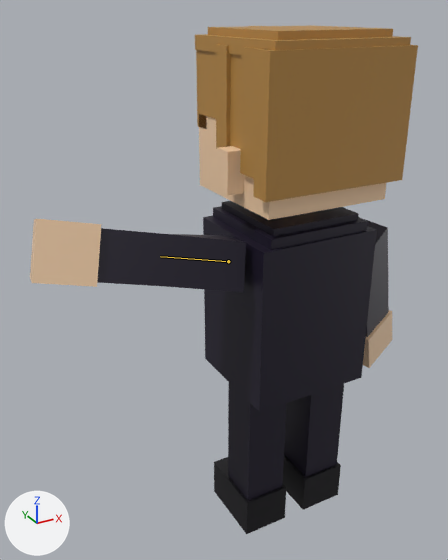
The FBX model Assets/blender/Thief.fbx: old version first, new version second.
Rendered twice from a camera (50 mm lens) standing at (-5.27, -7.55, 4.55) and looking at (-0.94, 0.32, 0.62). Arrows for +X, +Y and +Z are at lower left; the lights stay in place. The older version comes first. Both versions are drawn at frame 27 of the action 'Thief|Hello'; the numbers are the values there. The bones that change are drawn over the model as lines.

Objects in the first picture: '前髪.016', '前髪.017', '前髪.018', '右足', '左手', '左足', '左足2', '腕左', '身体', '身体.001', '身体.002', '顔' and 9 more.
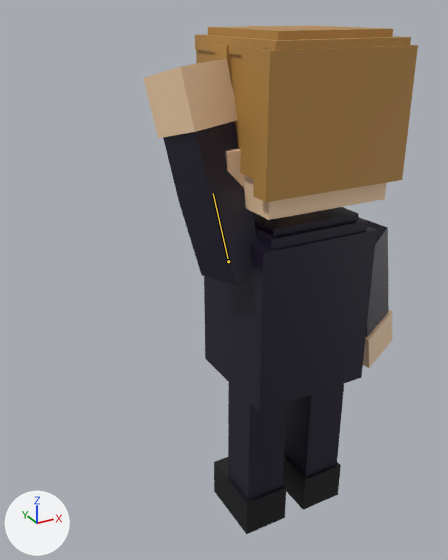
Location of each change, (x1, y1, x2, y2) in pixels of the pictures (448 x 560 px):
'腕左', posed (36% narrower, 154% taller)
    before: (97, 228, 246, 292)
    after: (163, 121, 258, 285)
'左手', posed (30% wider, 17% taller)
    before: (30, 219, 102, 287)
    after: (143, 58, 237, 138)
'前髪.008', unchanged, covered by the edit
    before: (216, 44, 231, 149)
    after: (216, 44, 231, 78)
'前髪.007', unchanged, covered by the edit
    before: (197, 50, 216, 119)
    after: (197, 50, 216, 64)
'左耳', unchanged, covered by the edit
    before: (217, 146, 244, 196)
    after: (225, 148, 244, 187)
bone 'ボーン.001.R', root to tip
    before: (228, 261) to (160, 256)
    after: (228, 261) to (213, 193)

The change in detail:
Bone 'ボーン.001.R' (bone_ボーン_001_r) turns from (-13, 16, -14) to (-13, 16, -86) degrees about its own x, y and z.
